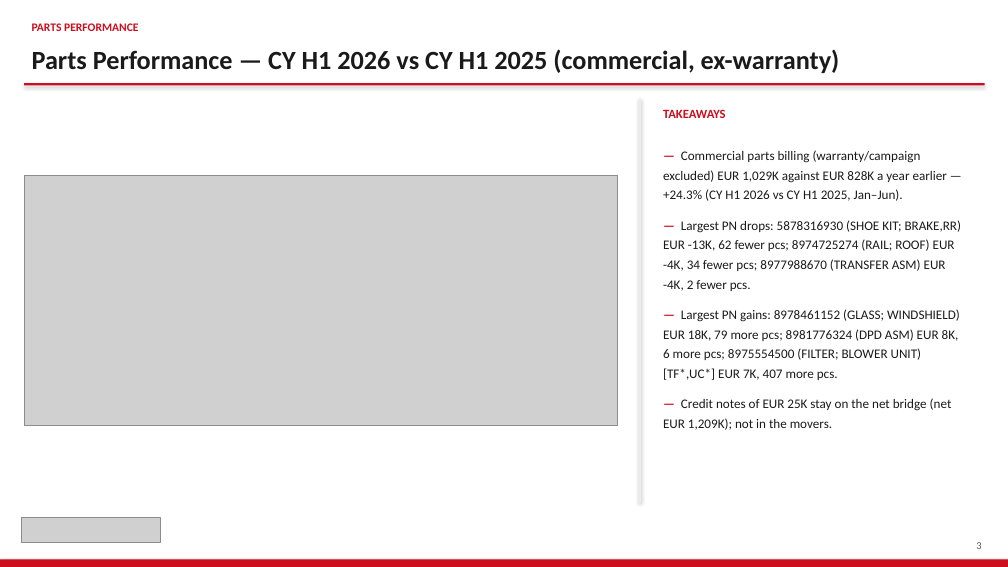
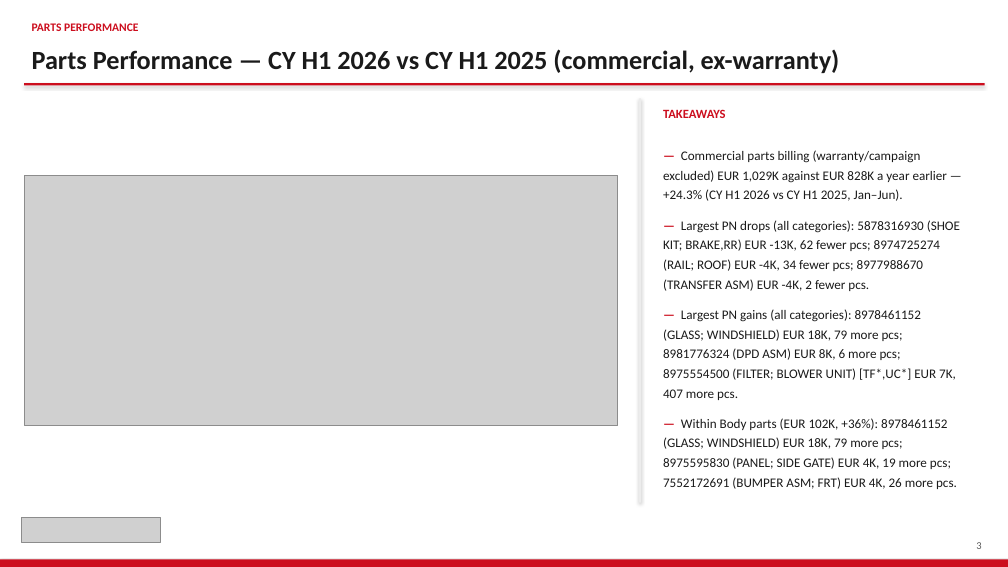
Before and after one commit to jeromio1987/ISZE, a slide deck: slide 3 of 09_meetings/IBX_Sales_Review_2026/ISZE_IBX_Sales_Review_FY2027_ModeA_only.pptx. Drawn at 1008x567 pixels with LibreOffice and Linux fonts; fonts in the diff are those of the drawing; grey boxes stand for pictures. Boxes give left, top, right and bottom in pixels: in the first picture for what was removed or moved away, otherwise in the second. Text is boxed around its words. In the diff, an @@ line names an element or a change of style, - is before the commit and + after.

```diff
--- a/09_meetings/IBX_Sales_Review_2026/ISZE_IBX_Sales_Review_FY2027_ModeA_only.pptx
+++ b/09_meetings/IBX_Sales_Review_2026/ISZE_IBX_Sales_Review_FY2027_ModeA_only.pptx
@@ text at bbox=[663, 220, 960, 489]: text changed @@
-— Largest PN drops: 5878316930 (SHOE KIT; BRAKE,RR) EUR -13K, 62 fewer pcs; 8974725274 (RAIL; ROOF) EUR -4K, 34 fewer pcs; 8977988670 (TRANSFER ASM) EUR -4K, 2 fewer pcs.
-— Largest PN gains: 8978461152 (GLASS; WINDSHIELD) EUR 18K, 79 more pcs; 8981776324 (DPD ASM) EUR 8K, 6 more pcs; 8975554500 (FILTER; BLOWER UNIT) [TF*,UC*] EUR 7K, 407 more pcs.
-— Credit notes of EUR 25K stay on the net bridge (net EUR 1,209K); not in the movers.
+— Largest PN drops (all categories): 5878316930 (SHOE KIT; BRAKE,RR) EUR -13K, 62 fewer pcs; 8974725274 (RAIL; ROOF) EUR -4K, 34 fewer pcs; 8977988670 (TRANSFER ASM) EUR -4K, 2 fewer pcs.
+— Largest PN gains (all categories): 8978461152 (GLASS; WINDSHIELD) EUR 18K, 79 more pcs; 8981776324 (DPD ASM) EUR 8K, 6 more pcs; 8975554500 (FILTER; BLOWER UNIT) [TF*,UC*] EUR 7K, 407 more pcs.
+— Within Body parts (EUR 102K, +36%): 8978461152 (GLASS; WINDSHIELD) EUR 18K, 79 more pcs; 8975595830 (PANEL; SIDE GATE) EUR 4K, 19 more pcs; 7552172691 (BUMPER ASM; FRT) EUR 4K, 26 more pcs.
```
Also in this commit, not shown: 4 other files.
